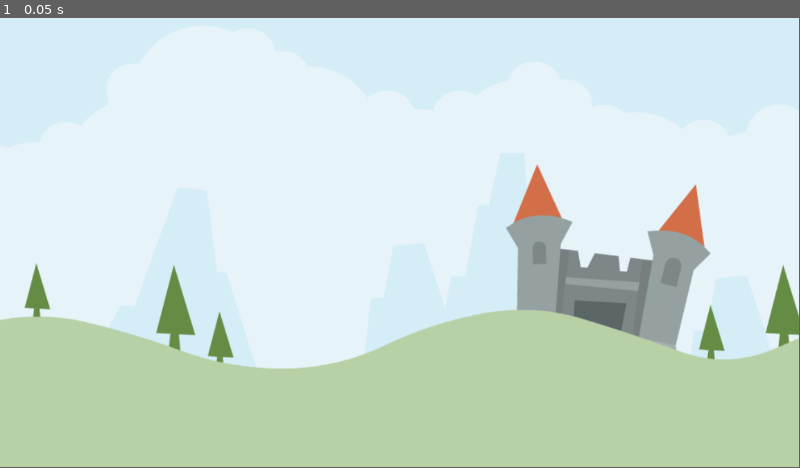
Above: before the commit, frame 1.
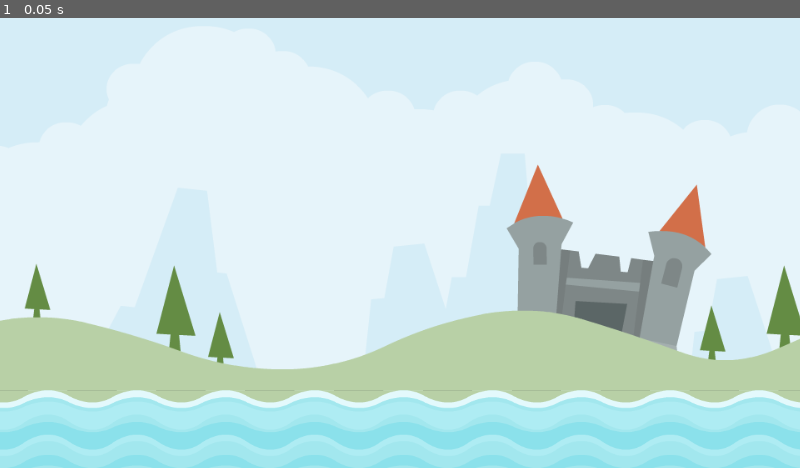
Above: after the commit, the same moment.

Repository: bluewind109/Angry-Animals
Game: Godot game, scene res://scenes/level/level.tscn
Two runs of this game, one before a commit and one after it. Both use one fixed random seed, a clock stepped at 60 frames per second and the inputs below. The project has no main scene, so this scene is started directly.
Inputs:
- Up to frame 1 (0.05 s): no input
In our replay, the window is 799x449 before the commit and 800x450 after it. These sizes can differ from the game's own. Grey fills any space a smaller window leaves; there, only what the larger window draws over its background counts as a difference.

The runs differ from the first frame. In frame 1, 17% of the frame differs, in the area x 0-100%, y 0-100%.

Commit message:
Add background

Diff:
--- a/project.godot
+++ b/project.godot
@@ -14,6 +14,10 @@
 config/features=PackedStringArray("4.2", "Mobile")
 config/icon="res://icon.svg"
 
+[display]
+
+window/stretch/mode="canvas_items"
+
 [rendering]
 
 renderer/rendering_method="mobile"
--- a/scenes/level/level.tscn
+++ b/scenes/level/level.tscn
@@ -1,6 +1,7 @@
-[gd_scene load_steps=2 format=3 uid="uid://b1y235gmlrr3n"]
+[gd_scene load_steps=3 format=3 uid="uid://b1y235gmlrr3n"]
 
 [ext_resource type="Texture2D" uid="uid://bk83o1bpax3s8" path="res://assets/scene/colored_castle.png" id="1_4bqim"]
+[ext_resource type="PackedScene" uid="uid://20xajmc5ssro" path="res://scenes/water/water.tscn" id="2_0ixvt"]
 
 [node name="Level" type="Node2D"]
 
@@ -8,3 +9,9 @@
 position = Vector2(590, 294)
 scale = Vector2(1.2, 1.2)
 texture = ExtResource("1_4bqim")
+
+[node name="AnimalStart" type="Marker2D" parent="."]
+position = Vector2(130, 351)
+
+[node name="Water" parent="." instance=ExtResource("2_0ixvt")]
+position = Vector2(0, 586)
--- /dev/null
+++ b/scenes/water/water.gd
@@ -0,0 +1,14 @@
+extends Area2D
+
+@onready var splash = $Splash
+
+# Called when the node enters the scene tree for the first time.
+func _ready():
+	pass # Replace with function body.
+
+# Called every frame. 'delta' is the elapsed time since the previous frame.
+func _process(delta):
+	pass
+
+func _on_body_entered(body):
+	splash.play()
--- /dev/null
+++ b/scenes/water/water.tscn
@@ -0,0 +1,27 @@
+[gd_scene load_steps=5 format=3 uid="uid://20xajmc5ssro"]
+
+[ext_resource type="Script" path="res://scenes/water/water.gd" id="1_qyu1d"]
+[ext_resource type="Texture2D" uid="uid://dxxbjrivqbg5l" path="res://assets/scene/waterTop_high.png" id="1_sybs2"]
+[ext_resource type="AudioStream" uid="uid://b3exgtr71pjjc" path="res://assets/audio/splash.ogg" id="2_coyk3"]
+
+[sub_resource type="RectangleShape2D" id="RectangleShape2D_a3h18"]
+size = Vector2(1200, 20)
+
+[node name="Water" type="Area2D"]
+script = ExtResource("1_qyu1d")
+
+[node name="Sprite2D" type="Sprite2D" parent="."]
+texture_repeat = 2
+position = Vector2(572, 14)
+texture = ExtResource("1_sybs2")
+region_enabled = true
+region_rect = Rect2(0, 0, 1200, 128)
+
+[node name="CollisionShape2D" type="CollisionShape2D" parent="."]
+position = Vector2(572, 60)
+shape = SubResource("RectangleShape2D_a3h18")
+
+[node name="Splash" type="AudioStreamPlayer2D" parent="."]
+stream = ExtResource("2_coyk3")
+
+[connection signal="body_entered" from="." to="." method="_on_body_entered"]
